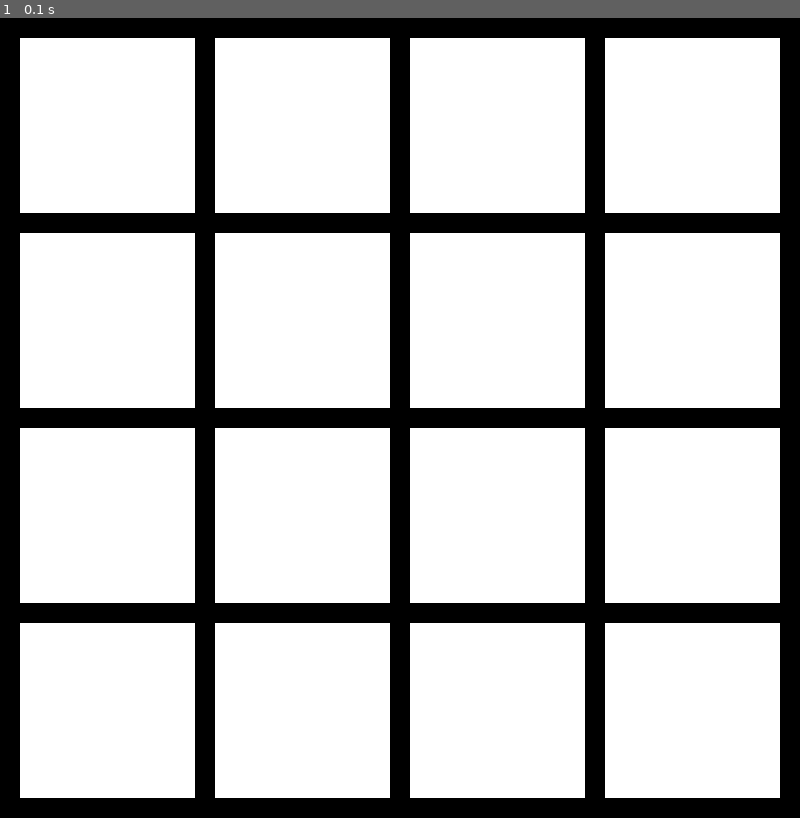
Above: before the commit, frame 1.
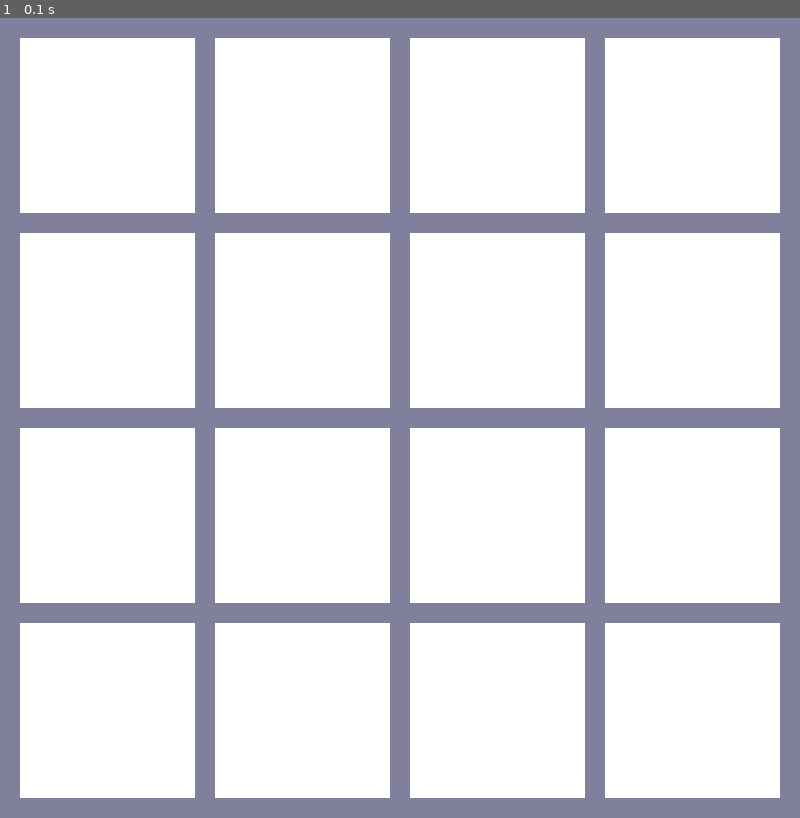
Above: after the commit, the same moment.

Repository: stemvork/xopy
Game: pygame game, started from main.py
Two runs of this game, one before a commit and one after it. Both use one fixed random seed, a clock stepped at 60 frames per second and the inputs below.
Inputs:
- Up to frame 1 (0.1 s): no input

The runs differ from the first frame. In frame 1, 23% of the frame differs, in the area x 0-100%, y 0-100%.

Commit message:
draw a background color and change title

Diff:
--- a/main.py
+++ b/main.py
@@ -23,20 +23,21 @@
 
 SCREEN_SIZE = (TILE_COUNT * TILE_SIZE, TILE_COUNT * TILE_SIZE)
 game_screen = pygame.display.set_mode(SCREEN_SIZE)
-pygame.display.set_caption('XOXO (Python)')
+game_screen.fill([128, 128, 156])
+pygame.display.set_caption('XOXO\u00B2 (Python)')
 clock = pygame.time.Clock()
 
 def handle_input(key_name):
     if(key_name == "q"):
        sys.exit()
 def draw_grid():
-    # NOTE: DRAWING ON [EXCALIDRAW](https://excalidraw.com/#json=bVlSRVxR6XCVYOoNvSSwr,YyqsxgNER24hgmbZ98famA)
+    # NOTE: CALCULATING INNER SIZE TO ACCOUNT FOR MARGINS, SEE ALSO THE DRAWING ON [EXCALIDRAW](https://excalidraw.com/#json=bVlSRVxR6XCVYOoNvSSwr,YyqsxgNER24hgmbZ98famA)
     TILE_INNER_SIZE = (SCREEN_SIZE[0] - (TILE_COUNT+1)*TILE_GAP)/TILE_COUNT
     for i in range(0, TILE_COUNT+1):
         for j in range(0, TILE_COUNT+1):
             pygame.draw.rect(
                 game_screen,
-                [255, 255, 255],
+                pygame.Color("white"),
                 [TILE_GAP + (TILE_INNER_SIZE+TILE_GAP) * i,
                  TILE_GAP + (TILE_INNER_SIZE+TILE_GAP) * j,
                  TILE_INNER_SIZE,
Not shown, changed: TODO.md
